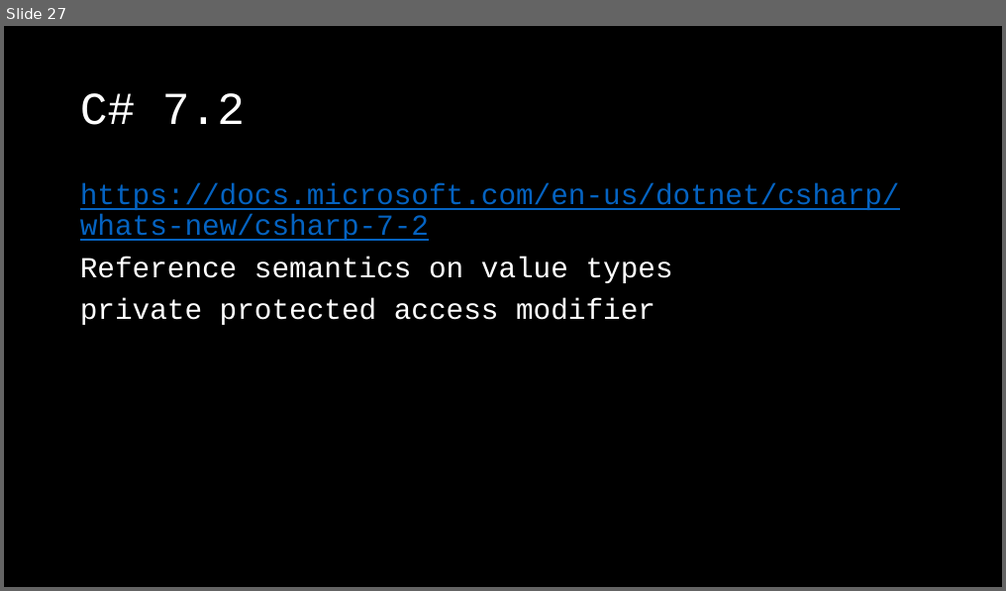
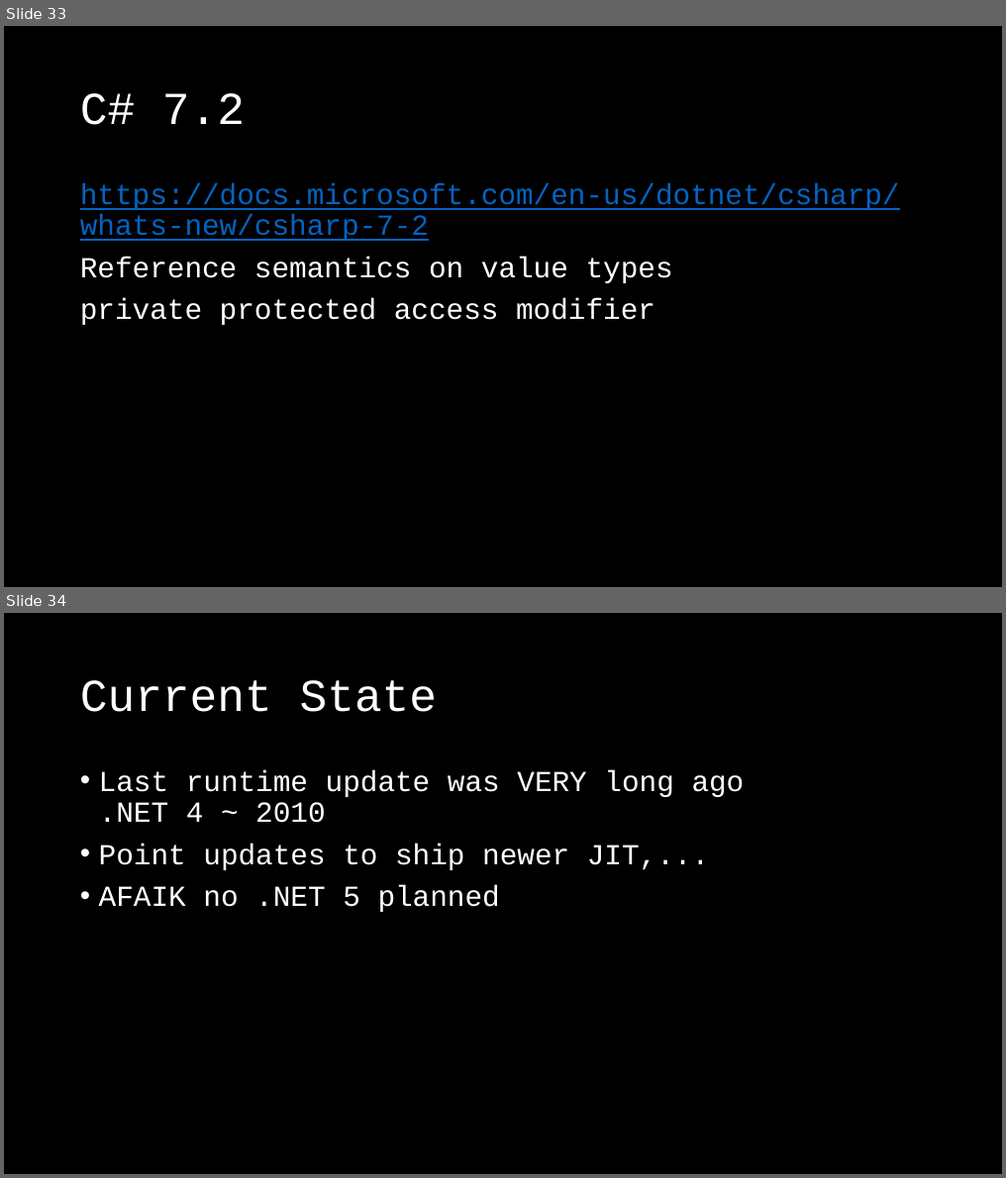
Before and after one commit to KlausLinzner/CSTrainings, a slide deck: WhatsNew.pptx. Shown one above the other, each under a label of ours: slide 27 before the commit, slides 33 and 34 after it. The pictures are 1006x591 and 1006x1178 pixels, drawn with LibreOffice and Linux fonts; fonts in the diff are those of the drawing; background and template pictures are left out. Boxes give left, top, right and bottom in pixels: in the first picture for what was removed or moved away, otherwise in the second. Text is boxed around its words. In the diff, an @@ line names an element or a change of style, - is before the commit and + after.

```diff
--- a/WhatsNew.pptx
+++ b/WhatsNew.pptx
@@ slide 34 added at [4,613,1002,1174], background picture (left out) @@
@@ title added at [80,680,438,712], 44 pt, text #FFFFFF @@
+Current State
@@ text added at [99,770,745,912], 28 pt, text #FFFFFF @@
+• Last runtime update was VERY long ago
+  .NET 4 ~ 2010
+• Point updates to ship newer JIT,...
+• AFAIK no .NET 5 planned
@@ what was slide 27 is now slide 33 @@
```
Also in this commit, not shown: 4 slides changed, 7 other slides added, 25 other files.
